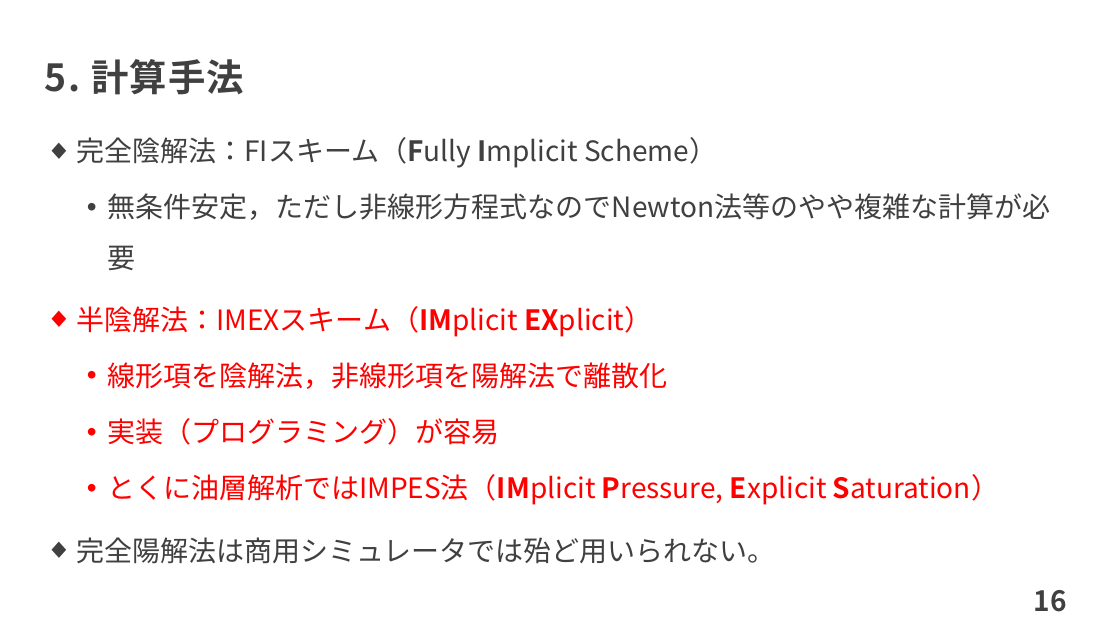
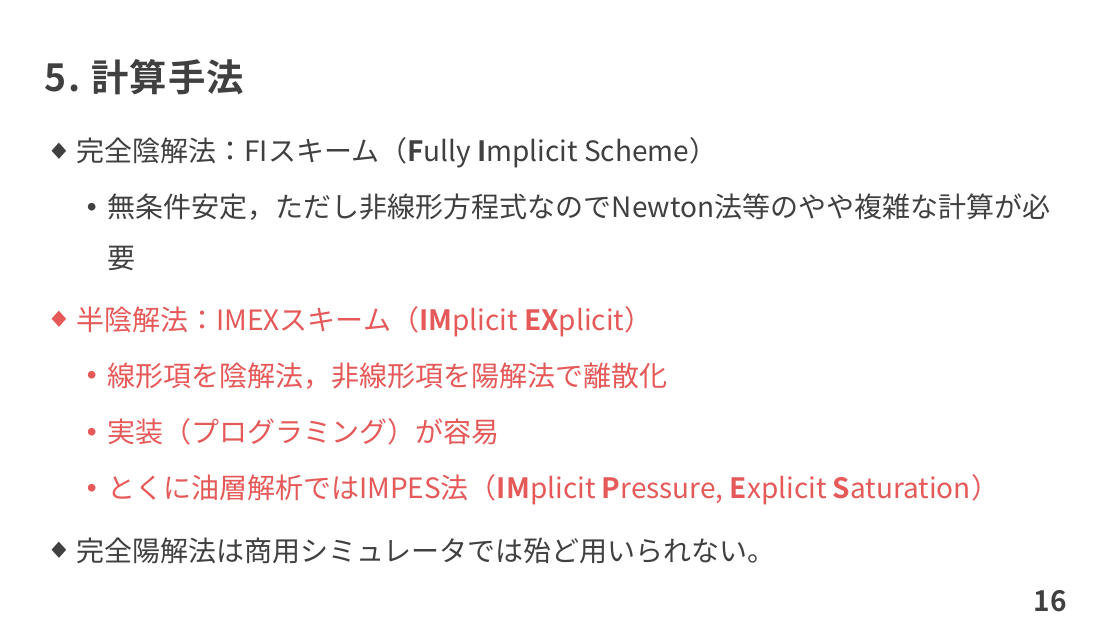
Before and after one commit to te288/intro_to_NA2022, a slide deck: slide 17 of Intro2ResSim/WaterOil2PhaseFlow_Distribution.pptx. Drawn at 1120x630 pixels with LibreOffice and Linux fonts; fonts in the diff are those of the drawing. Boxes give left, top, right and bottom in pixels: in the first picture for what was removed or moved away, otherwise in the second. Text is boxed around its words. In the diff, an @@ line names an element or a change of style, - is before the commit and + after.

```diff
--- a/Intro2ResSim/WaterOil2PhaseFlow_Distribution.pptx
+++ b/Intro2ResSim/WaterOil2PhaseFlow_Distribution.pptx
@@ text at [76,306,999,505]: text colour #FF0000 to #E55959 in "半陰解法：IMEXスキーム（IMplicit EXplicit）", "線形項を陰解法，非線形項を陽解法で離散化", "実装（プログラミング）が容易", "とくに油層解析ではIMPES法（IMplicit Pressure, Explicit Saturation）" @@
```
Also in this commit, not shown: 14 other files.
